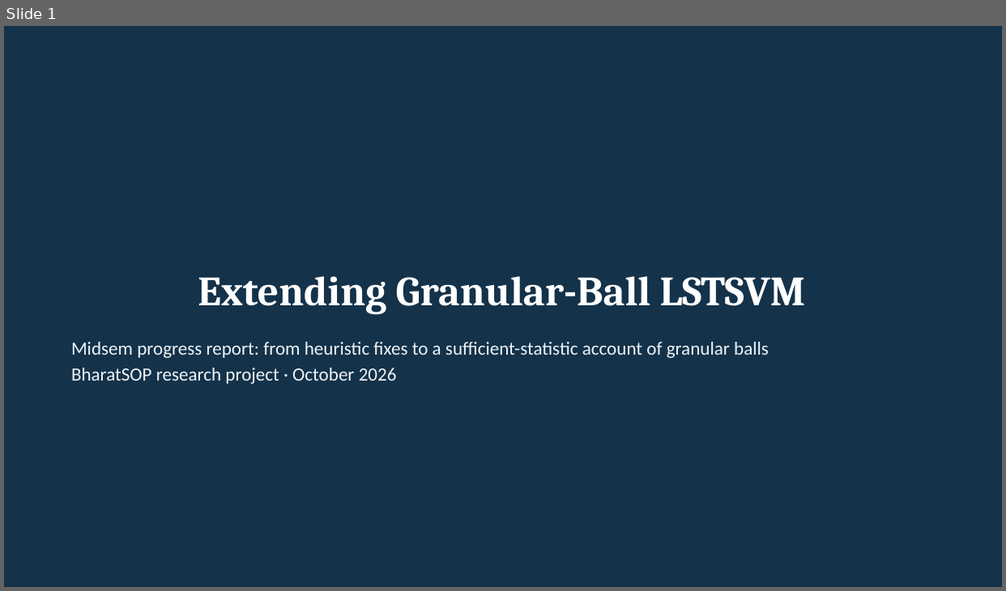
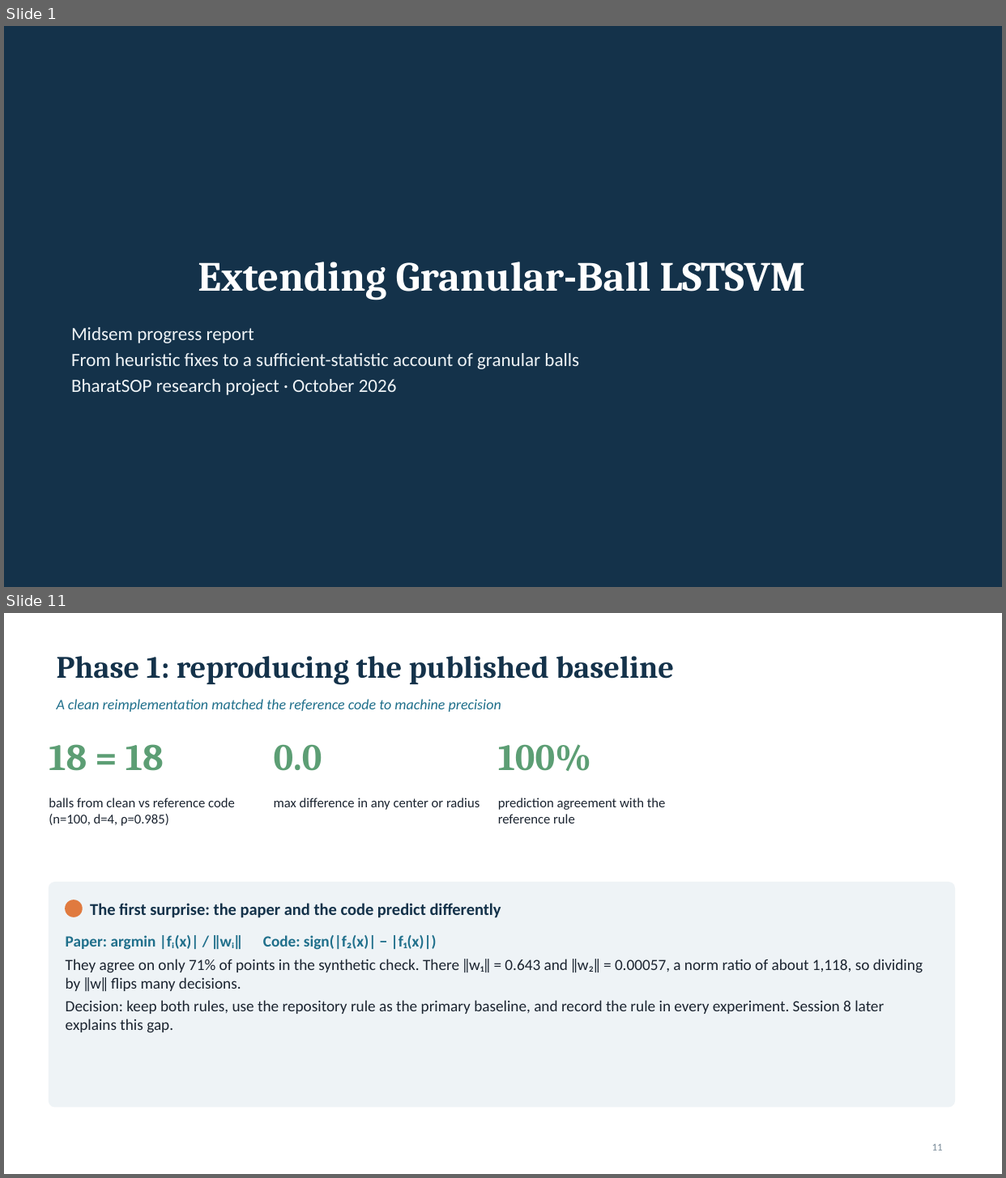
Before and after one commit to Toast24/GBLSTSVM-Ex, a slide deck: docs/midsem/GBLSTSVM_Midsem_Progress.pptx. Shown one above the other, each under a label of ours: slide 1 before the commit, slides 1 and 11 after it; the slides between them are not shown. The pictures are 1006x591 and 1006x1178 pixels, drawn with LibreOffice and Linux fonts; fonts in the diff are those of the drawing. Boxes give left, top, right and bottom in pixels: in the first picture for what was removed or moved away, otherwise in the second. Text is boxed around its words. In the diff, an @@ line names an element or a change of style, - is before the commit and + after.

```diff
--- a/docs/midsem/GBLSTSVM_Midsem_Progress.pptx
+++ b/docs/midsem/GBLSTSVM_Midsem_Progress.pptx
@@ slide 11 added at [4,613,1002,1174], background #FFFFFF @@
@@ title added at [57,656,674,685], 30 pt, text #14324A, bold @@
+Phase 1: reproducing the published baseline
@@ text added at [57,699,501,712], 14 pt, text #1F6F8B, italic @@
+A clean reimplementation matched the reference code to machine precision
@@ text added at [49,744,164,771], 36 pt, text #5C9E74, bold @@
+18 = 18
@@ text added at [274,744,322,771], 36 pt, text #5C9E74, bold @@
+0.0
@@ text added at [498,744,591,771], 36 pt, text #5C9E74, bold @@
+100%
@@ text added at [49,798,235,826], 13 pt, text #1B2430 @@
+balls from clean vs reference code (n=100, d=4, ρ=0.985)
@@ text added at [274,798,479,810], 13 pt, text #1B2430 @@
+max difference in any center or radius
@@ text added at [498,798,666,824], 13 pt, text #1B2430 @@
+prediction agreement with the reference rule
@@ rounded rectangle added at [49,883,955,1107], fill #EEF3F6, outline #EEF3F6 1 pt @@
@@ ellipse added at [66,901,82,917], fill #E07A3F, outline #E07A3F 1 pt @@
@@ text added at [90,903,501,918], 16 pt, text #14324A, bold @@
+The first surprise: the paper and the code predict differently
@@ text added at [66,935,923,1033], 15 pt, text #1B2430 @@
+Paper: argmin |fᵢ(x)| / ‖wᵢ‖ Code: sign(|f₂(x)| − |f₁(x)|)
+They agree on only 71% of points in the synthetic check. There ‖w₁‖ = 0.643 and ‖w₂‖ = 0.00057, a norm ratio of about 1,118, so dividing by ‖w‖ flips many decisions.
+Decision: keep both rules, use the repository rule as the primary baseline, and record the rule in every experiment. Session 8 later explains this gap.
@@ page number added at [932,1144,943,1151], 10 pt, text #7A8B99 @@
+11
@@ slide 1 changed as well @@
@@ title "Extending Granular-Ball LSTSVM": place and size @@
-title "Extending Granular-Ball LSTSVM" at [198,276,806,315]
+title "Extending Granular-Ball LSTSVM" at [198,262,806,300]
@@ text "Midsem progress report": place and size @@
-text "Midsem progress report" at [71,342,769,384]
+text "Midsem progress report" at [71,327,579,395]
@@ text at [71,327,579,369]: text changed @@
-Midsem progress report: from heuristic fixes to a sufficient-statistic account of granular balls
+Midsem progress report
+From heuristic fixes to a sufficient-statistic account of granular balls
```
Also in this commit, not shown: 7 other slides changed, 43 other slides added, 6 slides removed, 49 other files.
